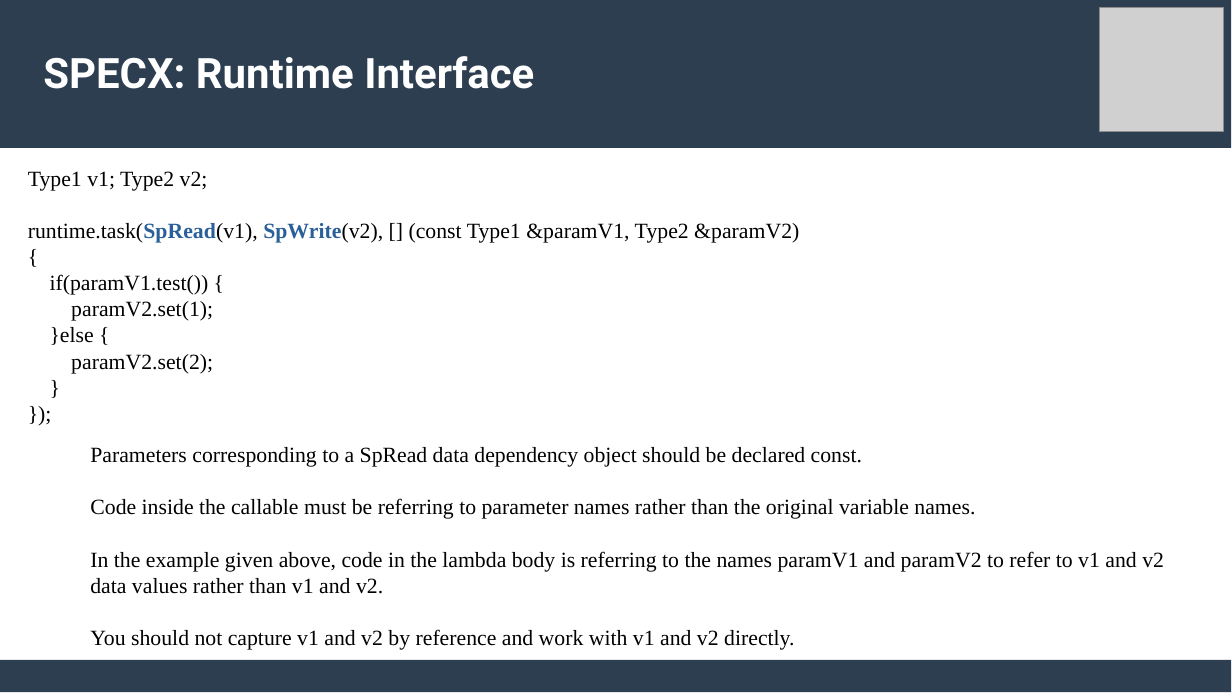
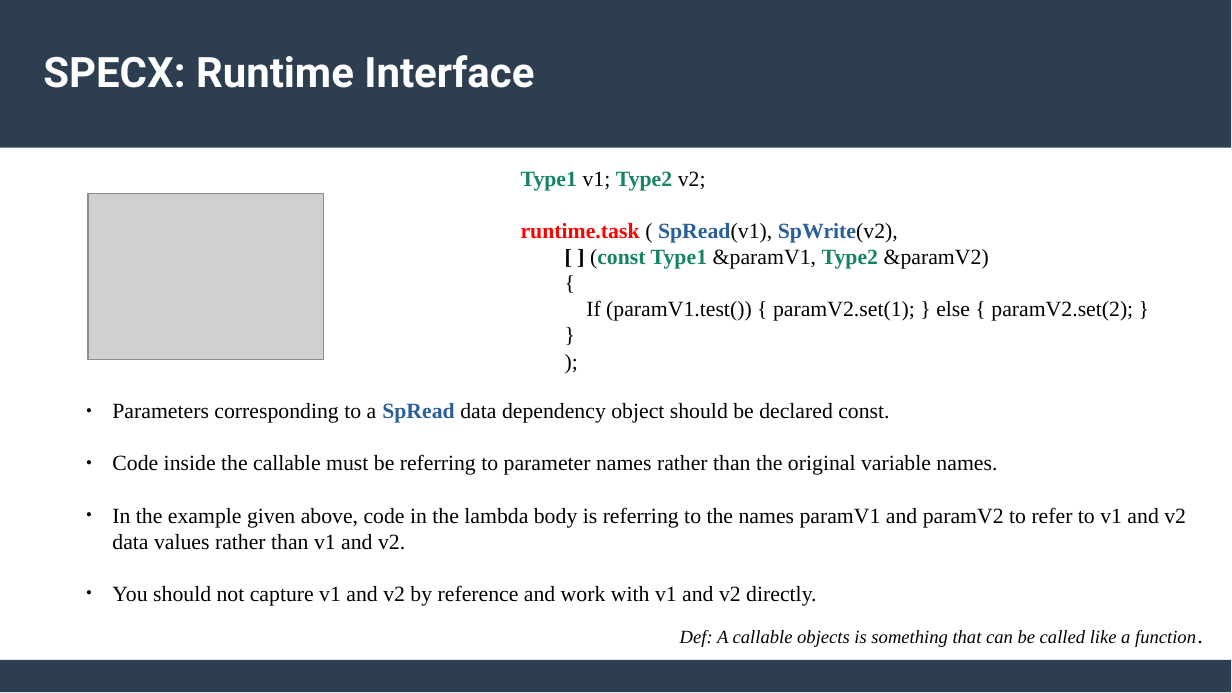
Before and after one commit to lemoinep/ParallelProgramming, a slide deck: slide 8 of MySlides/Session6_ParallelProgramming_Specx.pptx. Drawn at 1232x693 pixels with LibreOffice and Linux fonts; fonts in the diff are those of the drawing; grey boxes stand for pictures. Boxes give left, top, right and bottom in pixels: in the first picture for what was removed or moved away, otherwise in the second. Text is boxed around its words. In the diff, an @@ line names an element or a change of style, - is before the commit and + after.

```diff
--- a/MySlides/Session6_ParallelProgramming_Specx.pptx
+++ b/MySlides/Session6_ParallelProgramming_Specx.pptx
@@ picture removed at [1100, 8, 1224, 132] @@
@@ text at [521, 171, 1133, 321]: text changed @@
-});
+);
@@ text "Type1 v1; Type2 v2;": place and size @@
-text "Type1 v1; Type2 v2;" at [28, 171, 799, 374]
+text "Type1 v1; Type2 v2;" at [521, 171, 1133, 321]
@@ text at [521, 171, 706, 191]: text colour #000000 to #158466, bold on in "Type1 Type2"; indent changed @@
@@ picture added at [88, 193, 324, 359] @@
@@ text at [521, 223, 989, 269]: text changed; bold on @@
-runtime.task(SpRead(v1), SpWrite(v2), [] (const Type1 &paramV1, Type2 &paramV2)
+runtime.task ( SpRead(v1), SpWrite(v2),
+[ ] (const Type1 &paramV1, Type2 &paramV2)
@@ text at [586, 300, 1133, 321]: text changed @@
-if(paramV1.test()) {
-paramV2.set(1);
-}else {
-paramV2.set(2);
+If (paramV1.test()) { paramV2.set(1); } else { paramV2.set(2); }
@@ text "Parameters corresponding to a SpRead ...": place and size @@
-text "Parameters corresponding to a SpRead ..." at [90, 447, 1164, 650]
+text "Parameters corresponding to a SpRead ..." at [112, 403, 1186, 606]
@@ text "Parameters corresponding to a SpRead ..." at [112, 403, 1186, 606]: text colour #000000 to #2A6099, bold on in "SpRead"; bullet none to ● @@
@@ text added at [680, 630, 1196, 647], 12 pt, text #000000, italic @@
+Def: A callable objects is something that can be called like a function.
```
Also in this commit, not shown: 11 other slides changed, 1 other file.
